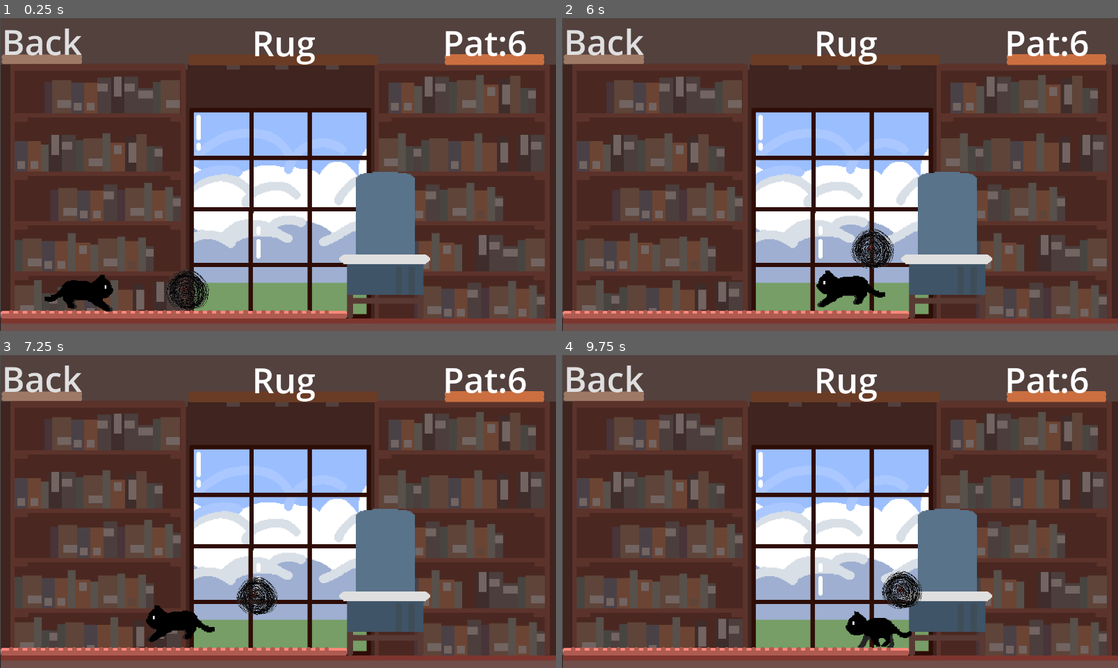
Above: before the commit, frames 1-4 (two rows, left to right).
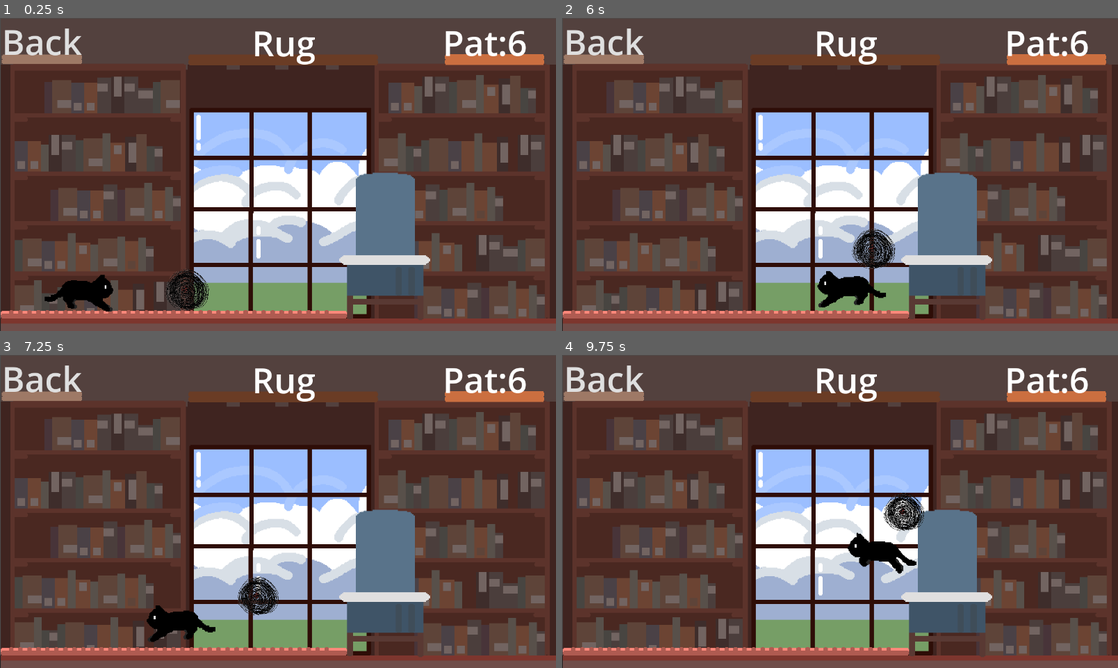
Above: after the commit, the same moments.

Repository: lzcm729/cat-and-string-ball
Game: Godot game, scene res://Levels/Level_3/level_3.tscn
Two runs of this game, one before a commit and one after it. Both use one fixed random seed, a clock stepped at 60 frames per second and the inputs below. This scene is started directly instead of the project's main scene.
Inputs (mouse positions are in pixels of both pictures, inside the frame that each line leads up to):
- Up to frame 1 (0.25 s): no input
- Up to frame 2 (6 s): tap Enter (ui_accept) at 0.5 s; move the mouse to (962, 158) at 0.52 s; hold Right (move_right) 0.53-2.03 s; tap F (hit) at 0.6, 1.35, 2.3, 3.05, 3.8, 4.35, 5.1 s; click (962, 158) at 0.67 s; tap Space (jump) at 0.77, 1.52, 3.02, 3.77, 4.52 s; move the mouse to (728, 190) at 1.27 s; move the mouse to (895, 105) at 2.02 s; hold Left (move_left) 2.03-2.78 s; tap T at 2.1, 5.85 s; move the mouse to (812, 237) at 2.77 s; hold Right (move_right) 2.78-4.28 s; tap G at 2.85 s; click (812, 237) at 2.92 s; move the mouse to (1006, 221) at 3.52 s; tap Q at 3.6 s; move the mouse to (673, 127) at 4.27 s; hold Left (move_left) 4.28-5.03 s; move the mouse to (867, 174) at 5.02 s; hold Right (move_right) 5.03-5.78 s; click (867, 174) at 5.17 s; move the mouse to (756, 96) at 5.77 s; hold Left (move_left) from 5.78 s (still down)
- Up to frame 3 (7.25 s): keep holding Left (move_left); tap Space (jump) at 6.02, 6.77 s; tap F (hit) at 6.05, 6.8 s; move the mouse to (400, 495) at 6.52 s; tap G at 6.6 s
- Up to frame 4 (9.75 s): move the mouse to (728, 527) at 7.27 s; release Left (move_left) at 7.28 s; hold Right (move_right) 7.28-9.53 s; tap Q at 7.35 s; click (728, 527) at 7.42 s; tap Space (jump) at 7.52, 9.02 s; tap F (hit) at 7.55, 8.1, 8.85 s; move the mouse to (895, 442) at 8.02 s; move the mouse to (812, 574) at 8.77 s; move the mouse to (1006, 558) at 9.52 s; hold Left (move_left) from 9.53 s (still down); tap T at 9.6 s; click (1006, 558) at 9.67 s

The runs differ from the first frame. In frame 1, 0.2% of the frame differs, in the area x 61-78%, y 49-97%; in frame 2, 0.8%; in frame 3, 0.7%; in frame 4, 2.8%, in the area x 51-78%, y 44-97%.

Commit message:
书房、猫力方向

Diff:
--- a/Levels/Level_2/level_2.tscn
+++ b/Levels/Level_2/level_2.tscn
@@ -34,4 +34,9 @@
 [node name="CatNew" parent="." instance=ExtResource("7_3efs3")]
 position = Vector2(150, 652)
 
+[node name="ActionComponent" parent="CatNew" index="6"]
+hit_force = Vector2(50000, 0)
+
 [connection signal="show_chaos_core" from="StringBall" to="ChaosCore" method="_on_string_ball_show_chaos_core"]
+
+[editable path="CatNew"]
--- a/Levels/Level_3/level_3.tscn
+++ b/Levels/Level_3/level_3.tscn
@@ -14,9 +14,6 @@
 size = Vector2(800, 2.98755)
 
 [sub_resource type="PlaceholderTexture2D" id="PlaceholderTexture2D_0pkar"]
-
-[sub_resource type="RectangleShape2D" id="RectangleShape2D_lcdf6"]
-size = Vector2(209.125, 22.25)
 
 [node name="Level_3" type="Node2D"]
 
@@ -54,12 +51,12 @@
 scale = Vector2(19, 0.54)
 
 [node name="shelf2-3" parent="platform" instance=ExtResource("3_b0eo8")]
-position = Vector2(1065, 300)
-scale = Vector2(19, 0.54)
+position = Vector2(1042, 307)
+scale = Vector2(20.88, 0.54)
 
 [node name="shelf2-4" parent="platform" instance=ExtResource("3_b0eo8")]
-position = Vector2(1064, 420)
-scale = Vector2(19, 0.54)
+position = Vector2(1102, 419)
+scale = Vector2(14.595, 0.54)
 
 [node name="rug" type="StaticBody2D" parent="."]
 position = Vector2(0, 689)
@@ -93,7 +90,7 @@
 texture = ExtResource("5_v27jq")
 
 [node name="Chair" type="StaticBody2D" parent="."]
-position = Vector2(164, 699)
+position = Vector2(164, 701)
 collision_mask = 15
 constant_linear_velocity = Vector2(6.33, 5.98)
 
@@ -101,11 +98,6 @@
 position = Vector2(723, -180)
 scale = Vector2(1.47229, 1.22873)
 texture = ExtResource("3_x8tle")
-
-[node name="CollisionShape2D" type="CollisionShape2D" parent="Chair"]
-position = Vector2(721.438, -144.125)
-shape = SubResource("RectangleShape2D_lcdf6")
-debug_color = Color(0.806497, 0.20968, 0.875486, 0.42)
 
 [node name="StringBall" parent="." instance=ExtResource("3_xjyuq")]
 position = Vector2(427, 617)
@@ -119,7 +111,16 @@
 [node name="CatNew" parent="." instance=ExtResource("8_lf71e")]
 position = Vector2(185, 610)
 
+[node name="ActionComponent" parent="CatNew" index="6"]
+hit_force = Vector2(50000, 0)
+
 [node name="ChaosCore" parent="." instance=ExtResource("9_w07of")]
 position = Vector2(-9, -328)
 
+[node name="chairplate" parent="." instance=ExtResource("3_b0eo8")]
+position = Vector2(885, 557)
+scale = Vector2(10.23, 1)
+
 [connection signal="show_chaos_core" from="StringBall" to="ChaosCore" method="_on_string_ball_show_chaos_core"]
+
+[editable path="CatNew"]
--- a/Levels/Level_4/level_4.tscn
+++ b/Levels/Level_4/level_4.tscn
@@ -134,7 +134,12 @@
 [node name="CatNew" parent="." instance=ExtResource("13_gtk0c")]
 position = Vector2(179, 640)
 
+[node name="ActionComponent" parent="CatNew" index="6"]
+hit_force = Vector2(50000, 0)
+
 [connection signal="body_entered" from="Bathbub/WaterBody" to="Bathbub/WaterBody" method="_on_body_entered"]
 [connection signal="body_exited" from="Bathbub/WaterBody" to="Bathbub/WaterBody" method="_on_body_exited"]
 [connection signal="body_shape_entered" from="Bathbub/WaterBody" to="Bathbub/WaterBody" method="_on_body_shape_entered"]
 [connection signal="show_chaos_core" from="StringBall" to="ChaosCore" method="_on_string_ball_show_chaos_core"]
+
+[editable path="CatNew"]
--- a/Levels/Level_5/level_5.tscn
+++ b/Levels/Level_5/level_5.tscn
@@ -262,3 +262,4 @@
 [editable path="glass/高脚杯5"]
 [editable path="glass/高脚杯2"]
 [editable path="glass/高脚杯3"]
+[editable path="CatNew"]
Not shown: 1 places in Levels/Level_3/level_3.tscn that only renumber resources
Not shown: 1 places in Levels/Level_5/level_5.tscn that only renumber resources
